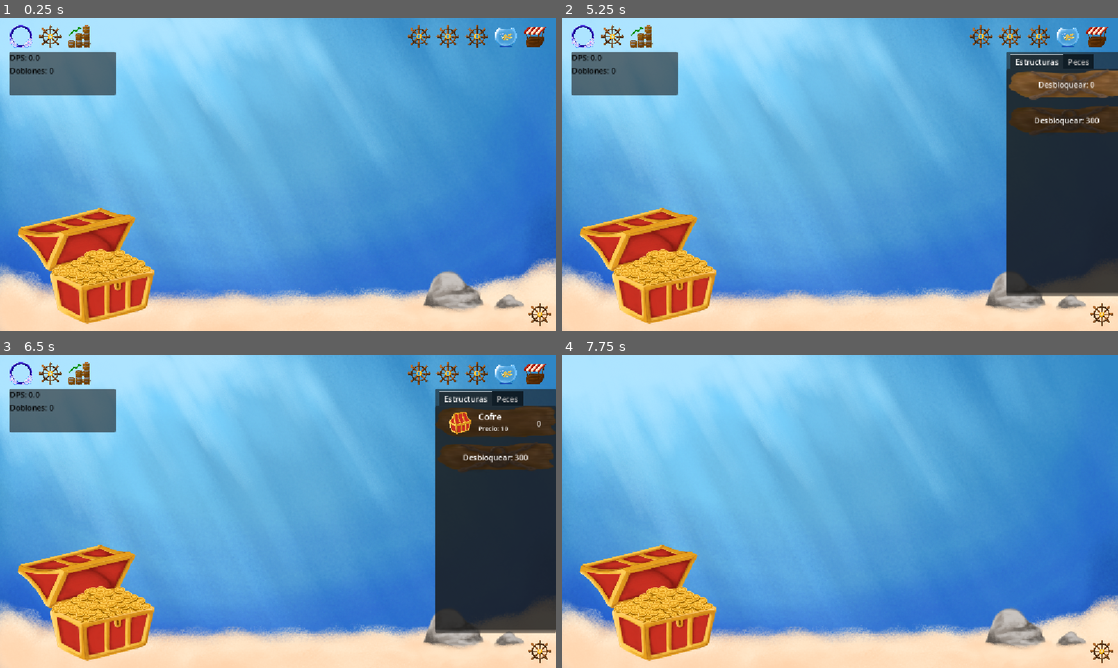
Above: before the commit, frames 1-4 (two rows, left to right).
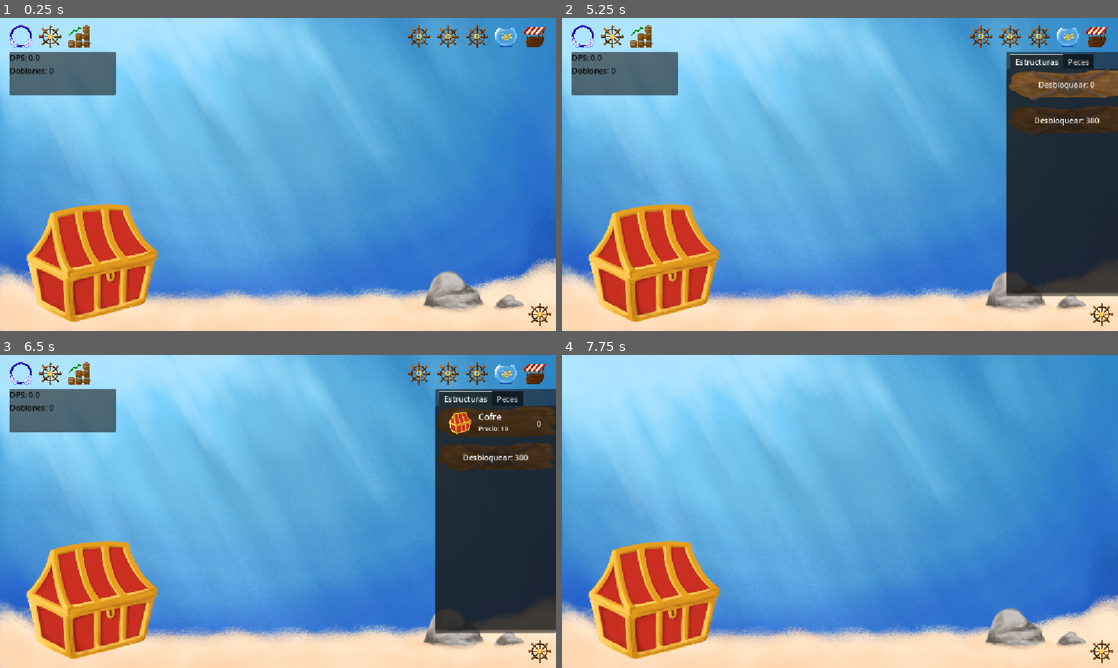
Above: after the commit, the same moments.

Repository: Niett204/fish-clicks
Game: Godot game, scene res://scenes/main.tscn
Same seed, same stepped clock (60 frames per second), same inputs: the game is played once before the commit and once after it.
Inputs (mouse positions are in pixels of both pictures, inside the frame that each line leads up to):
- Up to frame 1 (0.25 s): no input
- Up to frame 2 (5.25 s): click (584, 36) at 0.5 s; click (639, 36) at 1.25 s; click (979, 36) at 2 s; click (1012, 36) at 2.75 s; click (1040, 36) at 3.5 s; click (1067, 36) at 4.25 s; click (1095, 36) at 5 s
- Up to frame 3 (6.5 s): click (494, 420) at 5.75 s
- Up to frame 4 (7.75 s): click (1056, 458) at 6.52 s; click (1101, 652) at 7.25 s

The runs differ from the first frame. In frame 1, 5.9% of the frame differs, in the area x 3-29%, y 59-98%; in frame 2, 5.9%; in frame 3, 5.9%, in the area x 3-85%, y 18-98%; in frame 4, 5.9%.

Commit message:
Progresion visual del cofre

Diff:
--- a/client/fish-clicks-main/scenes/main.gd
+++ b/client/fish-clicks-main/scenes/main.gd
@@ -32,7 +32,7 @@
 		"tab": "Estructuras",
 		"title": "Cofre",
 		"right": "+1 Click",
-		"icon": "res://assets/estructuras/cofre1.png",
+		"icon": "res://assets/estructuras/cofre_cerrado.png",
 		"unlock_price": 0,
 	},
 	"boat": {
@@ -43,6 +43,11 @@
 		"unlock_price": 300,
 	}
 }
+
+const TEX_CHEST_CLOSED := preload("res://assets/estructuras/cofre_cerrado.png")
+const TEX_CHEST_EMPTY  := preload("res://assets/estructuras/cofre_abierto_vacio.png")
+const TEX_CHEST_MID    := preload("res://assets/estructuras/cofre_abierto_medio.png")
+const TEX_CHEST_FULL   := preload("res://assets/estructuras/cofre_abierto_lleno.png")
 
 var unlocked: Dictionary = {}  # id -> bool
 
@@ -78,7 +83,7 @@
 	)
 
 	tab_container.tab_changed.connect(_on_tab_changed)
-
+	_update_chest_sprite_by_level()
 	chest.clicked.connect(_on_chest_clicked)
 
 	_update_cps()
@@ -255,6 +260,7 @@
 		"cofre":
 			chest_level += 1
 			click_power = int(round(1 * pow(1.3, chest_level)))
+			_update_chest_sprite_by_level()
 		"boat":
 			boat_count += 1
 			dps += 5
@@ -321,6 +327,21 @@
 func _on_btn_shop_pressed() -> void:
 	pass # Replace with function body.
 
-
 func _on_btn_hide_hud_pressed() -> void:
 	pass # Replace with function body.
+
+func _update_chest_sprite_by_level() -> void:
+	if chest_level <= 0:
+		chest_sprite.texture = TEX_CHEST_CLOSED
+	elif chest_level <= 3:
+		chest_sprite.texture = TEX_CHEST_EMPTY
+	elif chest_level <= 7:
+		chest_sprite.texture = TEX_CHEST_MID
+	else:
+		chest_sprite.texture = TEX_CHEST_FULL
+
+
+func _chest_level_up_fx() -> void:
+	var t := create_tween()
+	t.tween_property(chest_sprite, "scale", chest_base_scale * 1.12, 0.08)
+	t.tween_property(chest_sprite, "scale", chest_base_scale, 0.10)
Binary file removed: client/fish-clicks-main/assets/estructuras/cofre1.png
Binary file added: client/fish-clicks-main/assets/estructuras/cofre_abierto_medio.png
Binary file added: client/fish-clicks-main/assets/estructuras/cofre_abierto_vacio.png
Binary file added: client/fish-clicks-main/assets/estructuras/cofre_cerrado.png
